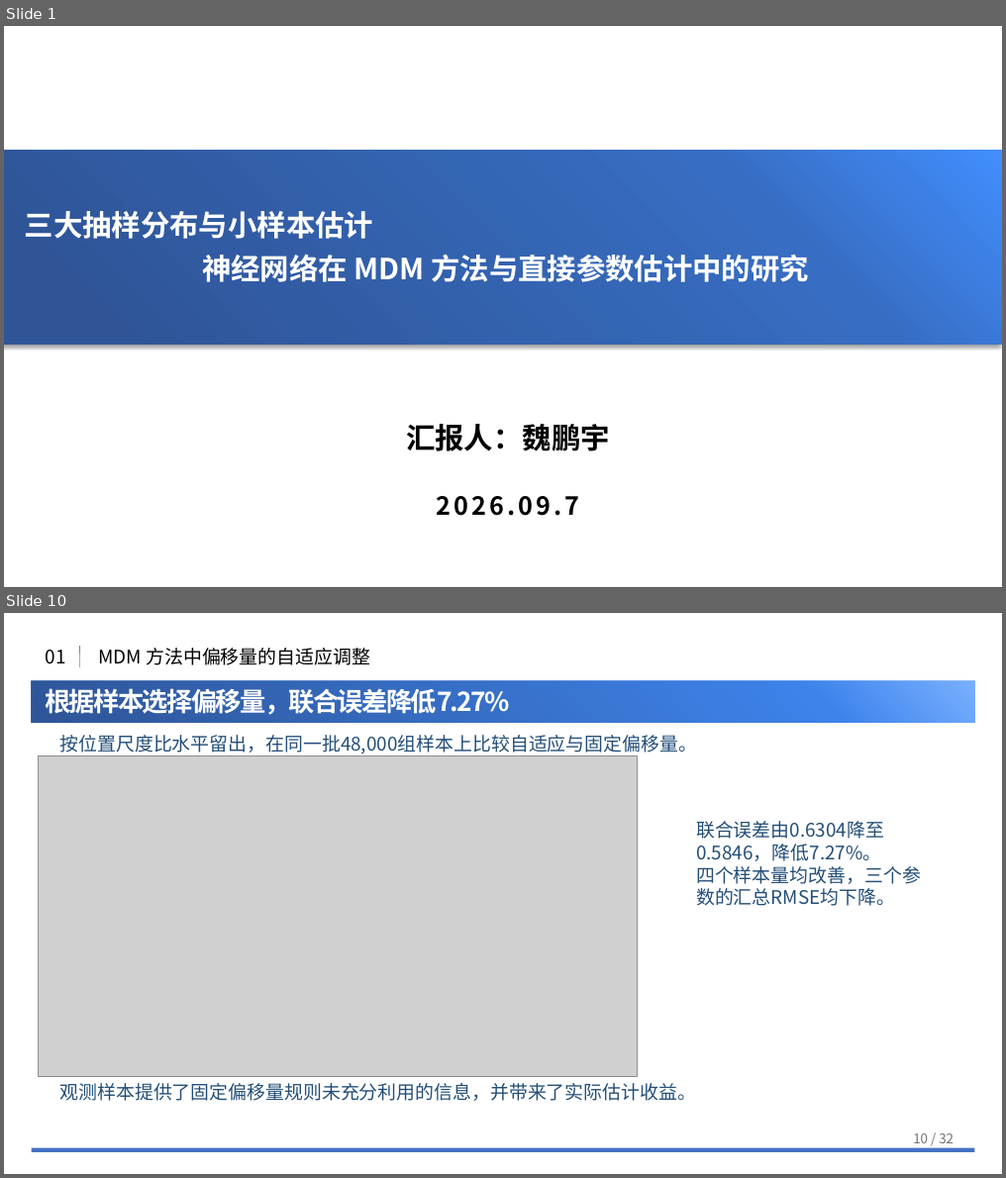
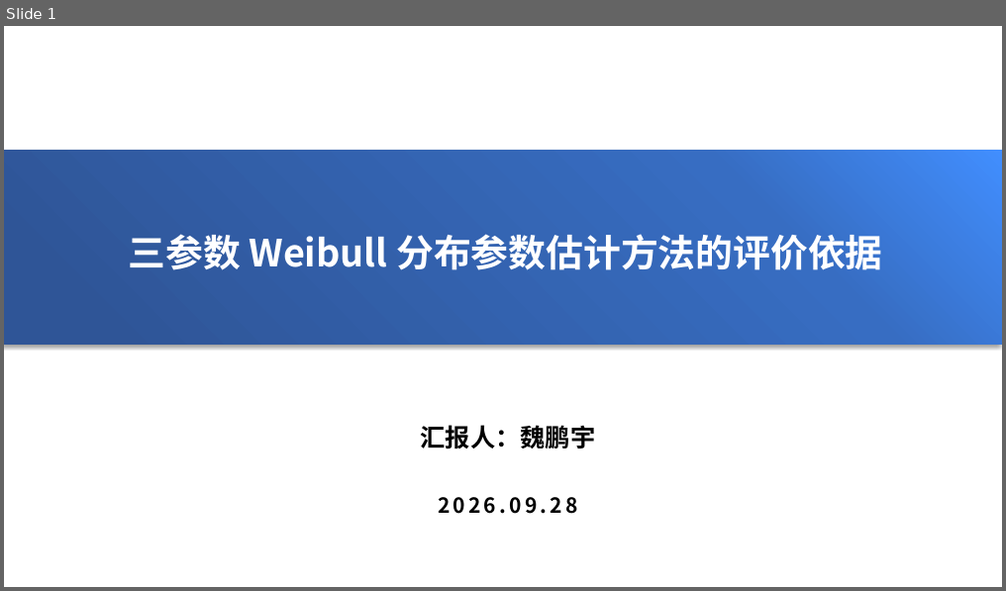
Before and after one commit to NEUwpy/weibull.work, a slide deck: Research/09-Weibull参数估计方法谱系与比较基线/260928组会.pptx. Shown one above the other, each under a label of ours: slides 1 and 10 before the commit, slide 1 after it; the slides between them are not shown. The pictures are 1006x1178 and 1006x591 pixels, drawn with LibreOffice and Linux fonts; fonts in the diff are those of the drawing; grey boxes stand for pictures; background and template pictures are left out. Boxes give left, top, right and bottom in pixels: in the first picture for what was removed or moved away, otherwise in the second. Text is boxed around its words. In the diff, an @@ line names an element or a change of style, - is before the commit and + after.

```diff
--- a/Research/09-Weibull参数估计方法谱系与比较基线/260928组会.pptx
+++ b/Research/09-Weibull参数估计方法谱系与比较基线/260928组会.pptx
@@ slide 10 removed at (4,613,1002,1174), background #FFFFFF @@
@@ text removed at (46,650,66,664) @@
-01
@@ line removed from (79, 667) to (79, 646) @@
@@ text removed at (98,648,370,665) @@
-MDM 方法中偏移量的自适应调整
@@ rectangle removed at (32,681,975,722) @@
@@ text removed at (45,684,510,718) @@
-根据样本选择偏移量，联合误差降低7.27%
@@ line removed from (32, 728) to (975, 728) @@
@@ picture removed at (38,757,637,1077) @@
@@ text removed at (60,735,698,757) @@
-按位置尺度比水平留出，在同一批48,000组样本上比较自适应与固定偏移量。
@@ text removed at (696,821,921,906) @@
-联合误差由0.6304降至0.5846，降低7.27%。
-四个样本量均改善，三个参数的汇总RMSE均下降。
@@ text removed at (60,1083,697,1101) @@
-观测样本提供了固定偏移量规则未充分利用的信息，并带来了实际估计收益。
@@ text removed at (913,1134,953,1144) @@
-10 / 32
@@ line removed from (32, 1151) to (975, 1151) @@
@@ slide 1 changed as well @@
@@ text at (129,234,882,271): text changed; size 28 to 36 pt @@
-三大抽样分布与小样本估计
-神经网络在 MDM 方法与直接参数估计中的研究
+三参数 Weibull 分布参数估计方法的评价依据
@@ text "汇报人：魏鹏宇" at (421,425,595,450): size 28 to 24 pt @@
@@ text at (438,497,577,514): text changed; size 24 to 20 pt @@
-2026.09.7
+2026.09.28
```
Also in this commit, not shown: 1 other slide changed, 20 slides added, 29 other slides removed, 42 other files.
